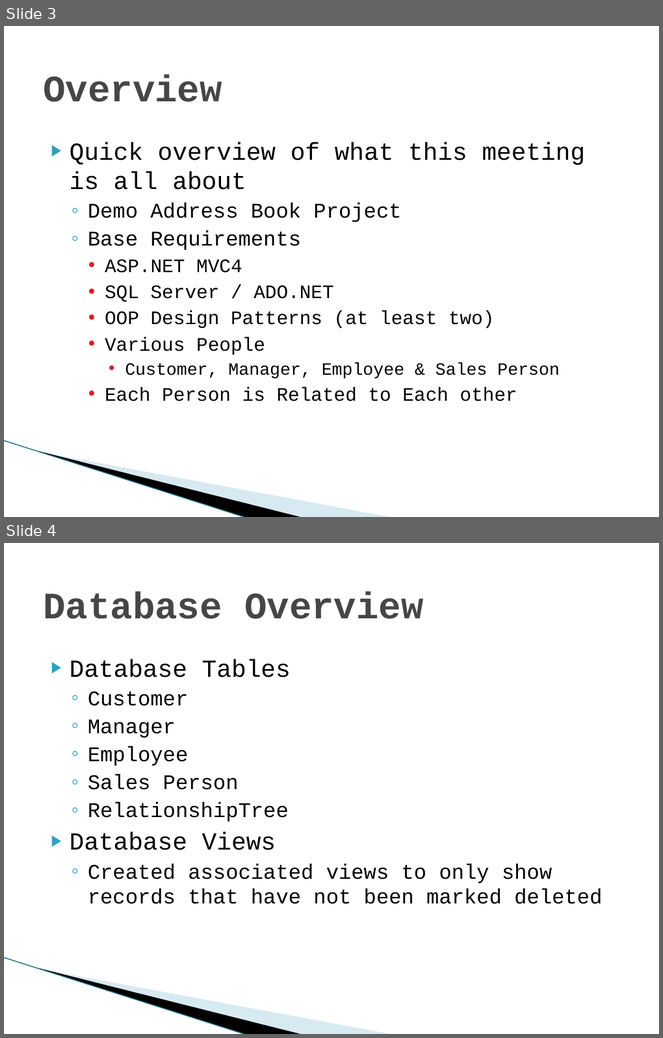
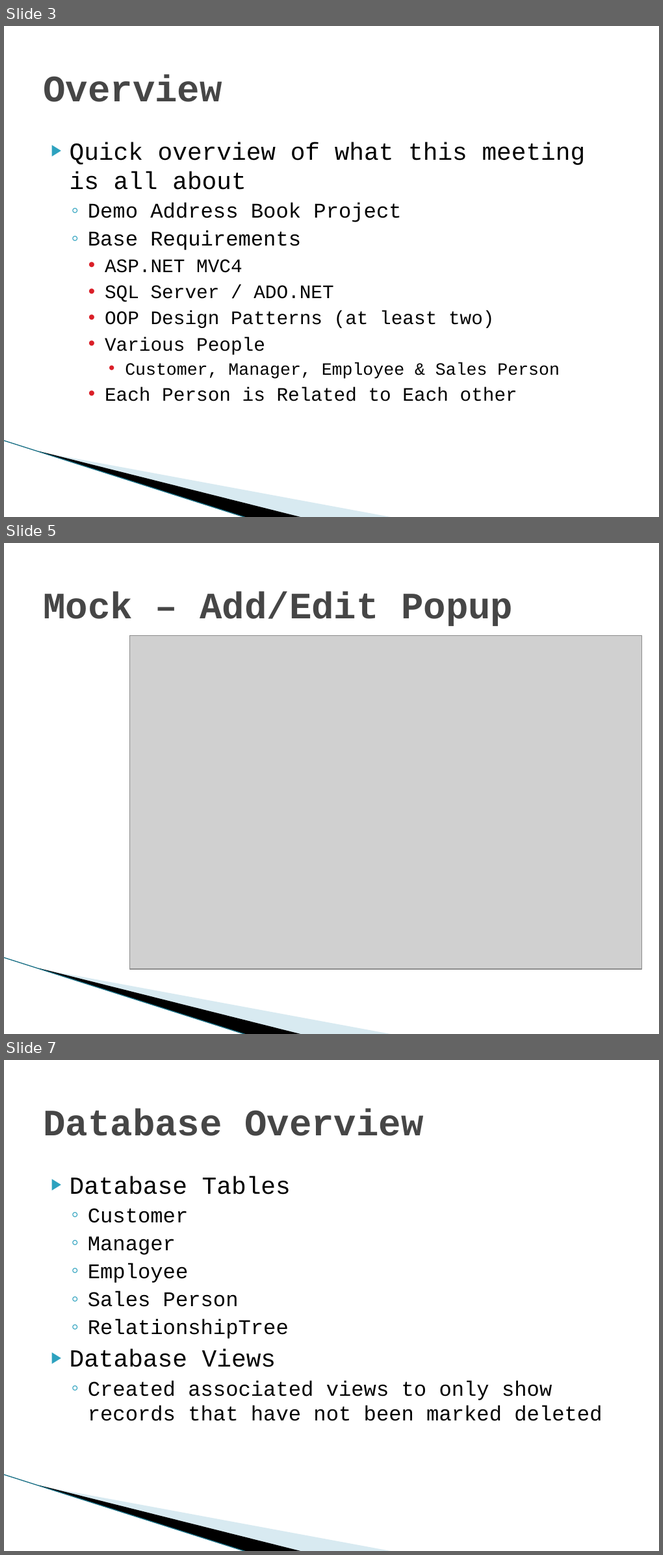
Before and after one commit to jeffflater/AddressBookDemo, a slide deck: Main/Docs/AddressBookDemo.pptx. Shown one above the other, each under a label of ours: slides 3 and 4 before the commit, slides 3, 5 and 7 after it; the slides between them are not shown. The pictures are 663x1038 and 663x1555 pixels, drawn with LibreOffice and Linux fonts; fonts in the diff are those of the drawing; grey boxes stand for pictures; background and template pictures are left out. Boxes give left, top, right and bottom in pixels: in the first picture for what was removed or moved away, otherwise in the second. Text is boxed around its words. In the diff, an @@ line names an element or a change of style, - is before the commit and + after.

```diff
--- a/Main/Docs/AddressBookDemo.pptx
+++ b/Main/Docs/AddressBookDemo.pptx
@@ slide 5 added at box(4, 543, 659, 1034), background #FFFFFF; not listed: 3 template elements that a slide beside it also shows @@
@@ title added at box(43, 591, 513, 626), 41 pt, text #464646, bold @@
+Mock – Add/Edit Popup
@@ picture added at box(130, 636, 643, 969) @@
@@ what was slide 4 is now slide 7 @@
```
Also in this commit, not shown: 2 slides changed, 4 other slides added, 3 other files.
